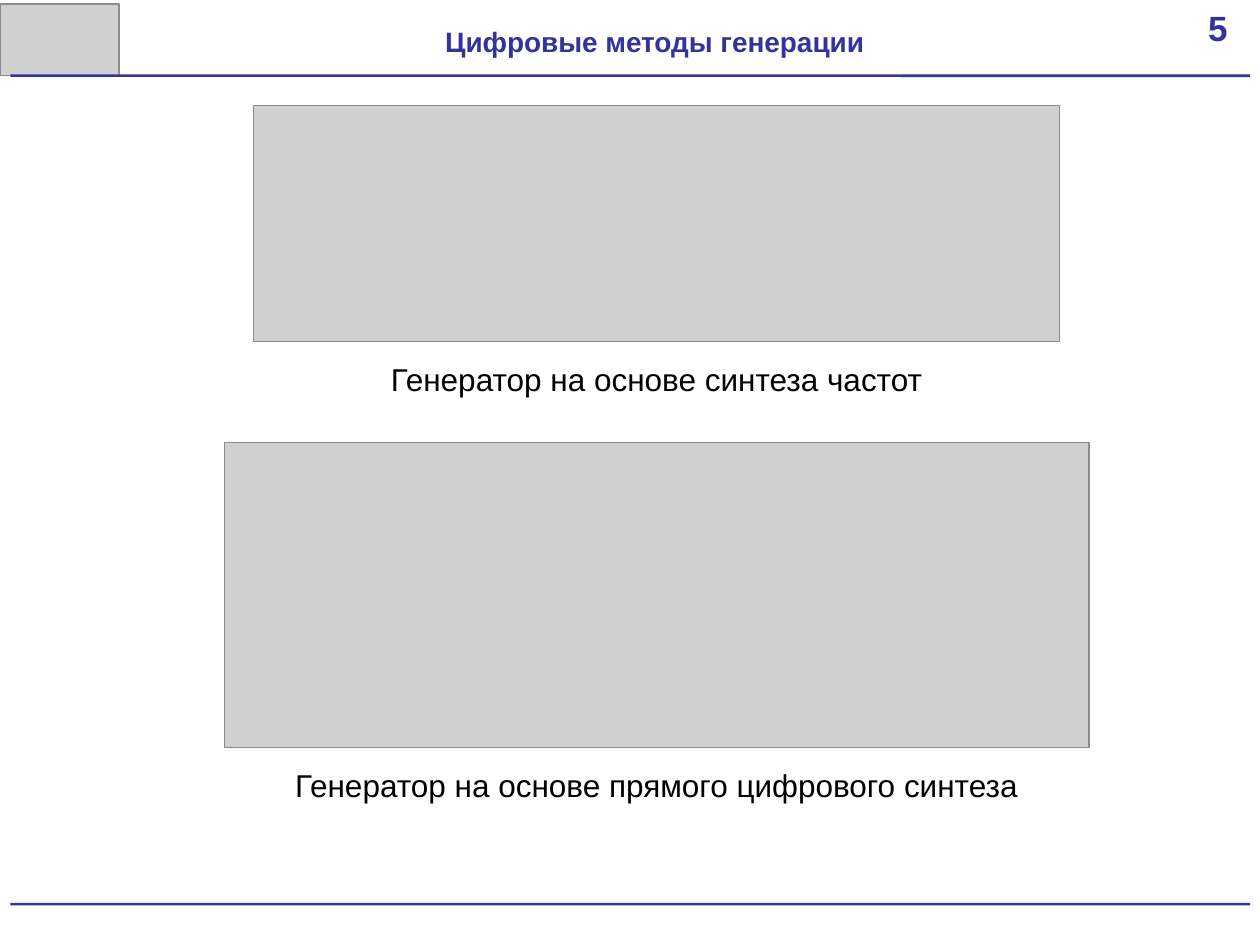
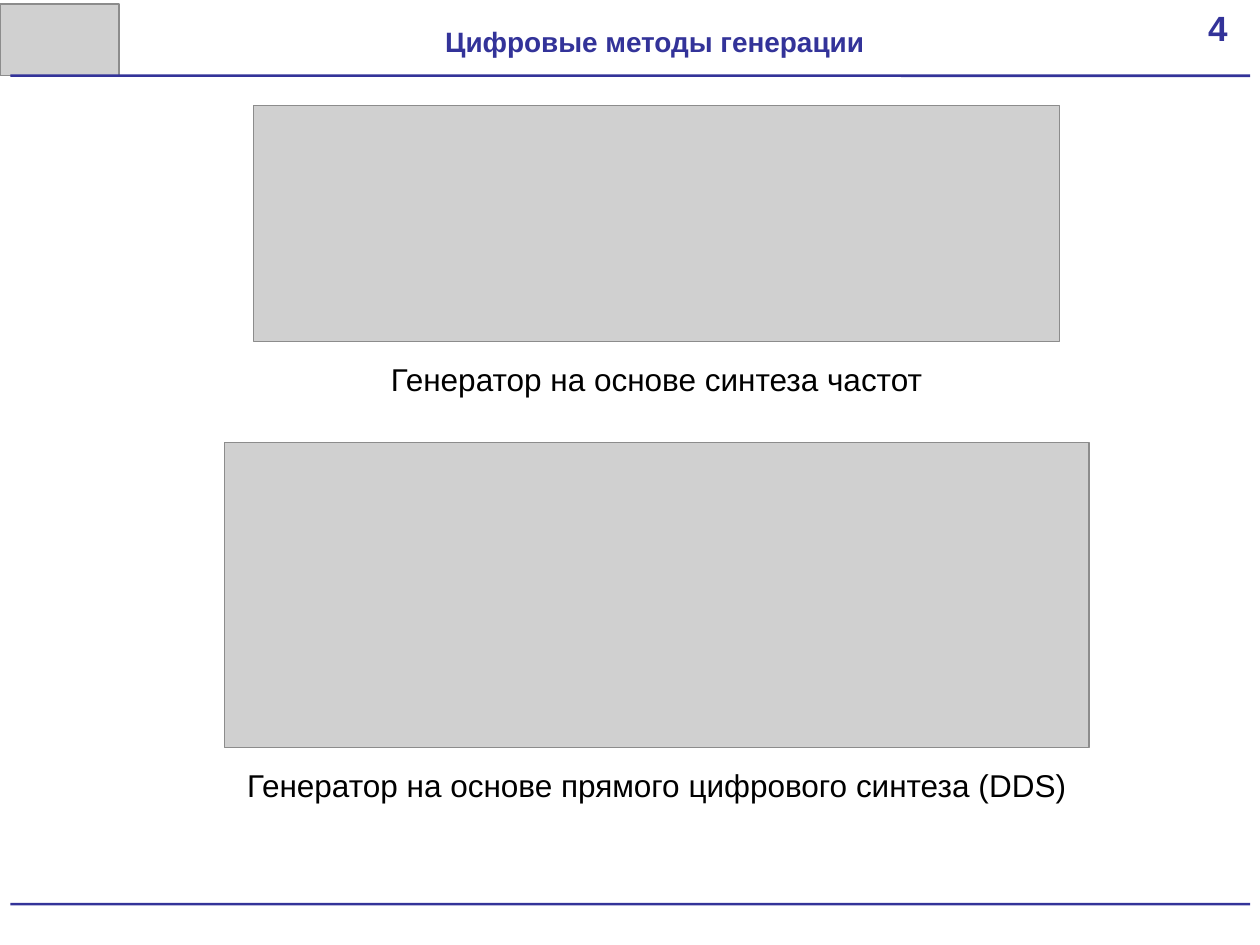
Before and after one commit to scorpion-afi/oscilator, a slide deck: slide 4 of documentation/Presentation.pptx (slide 5 before the commit). Drawn at 1260x945 pixels with LibreOffice and Linux fonts; fonts in the diff are those of the drawing; grey boxes stand for pictures. Boxes give left, top, right and bottom in pixels: in the first picture for what was removed or moved away, otherwise in the second. Text is boxed around its words. In the diff, an @@ line names an element or a change of style, - is before the commit and + after.

```diff
--- a/documentation/Presentation.pptx
+++ b/documentation/Presentation.pptx
@@ text in rectangle at bbox=[1208, 17, 1227, 41]: text changed @@
-5
+4
@@ text at bbox=[247, 774, 1066, 803]: text changed @@
-Генератор на основе прямого цифрового синтеза
+Генератор на основе прямого цифрового синтеза (DDS)
```
Also in this commit, not shown: 14 other slides changed, 3 slides added, 1 slide removed, 1 other file.
